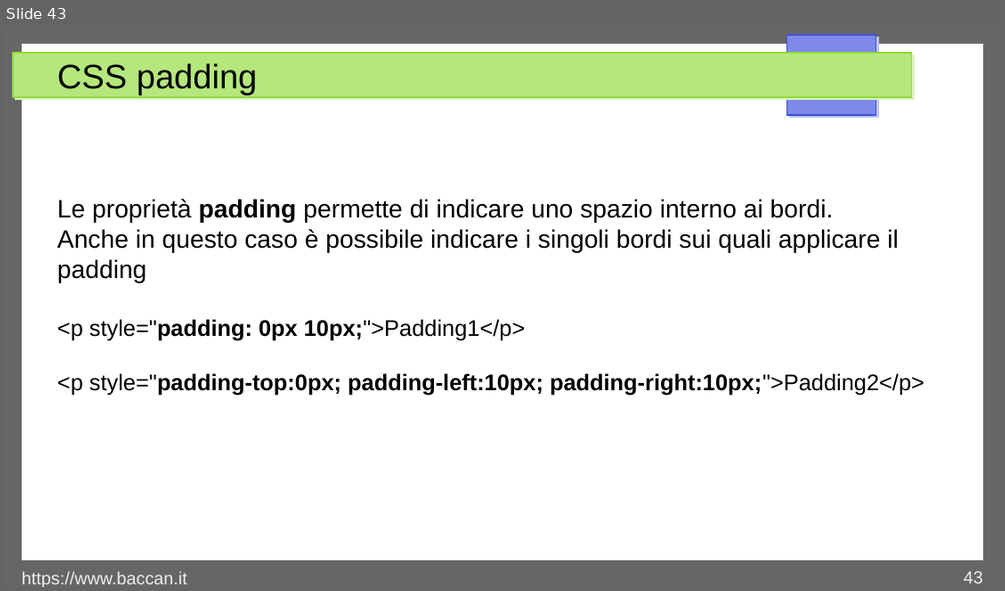
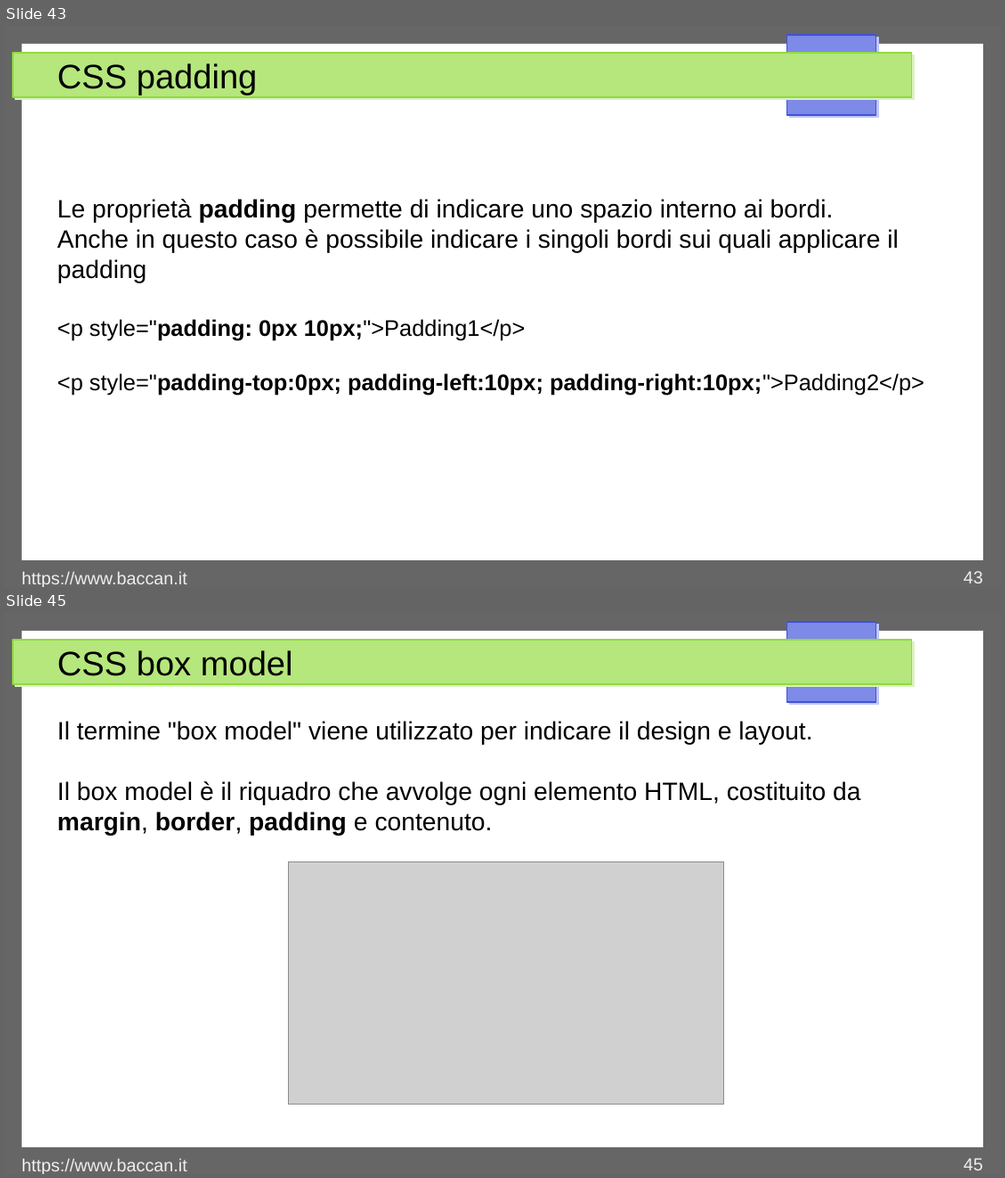
Before and after one commit to matteobaccan/CorsoCSS, a slide deck: Chapter_css.odp. Shown one above the other, each under a label of ours: slide 43 before the commit, slides 43 and 45 after it; the slides between them are not shown. The pictures are 1005x591 and 1005x1178 pixels, drawn with LibreOffice and Linux fonts; fonts in the diff are those of the drawing; grey boxes stand for pictures. Boxes give left, top, right and bottom in pixels: in the first picture for what was removed or moved away, otherwise in the second. Text is boxed around its words. In the diff, an @@ line names an element or a change of style, - is before the commit and + after.

```diff
--- a/Chapter_css.odp
+++ b/Chapter_css.odp
@@ slide 45 added at (4, 613, 1001, 1174), background #FFFFFF; not listed: 4 template elements that a slide beside it also shows @@
@@ title added at (57, 650, 293, 676), 27 pt, text #000000 @@
+CSS box model
@@ text added at (57, 721, 860, 835), 20 pt, text #000000 @@
+Il termine "box model" viene utilizzato per indicare il design e layout.
+Il box model è il riquadro che avvolge ogni elemento HTML, costituito da margin, border, padding e contenuto.
@@ picture added at (289, 863, 724, 1104) @@
@@ text added at (22, 1158, 187, 1174), 14 pt, text #EEEEEE @@
+https://www.baccan.it
@@ page number added at (963, 1158, 983, 1170), 14 pt, text #EEEEEE @@
+45
```
Also in this commit, not shown: 1 slide changed, 3 other slides added, 6 other files.
